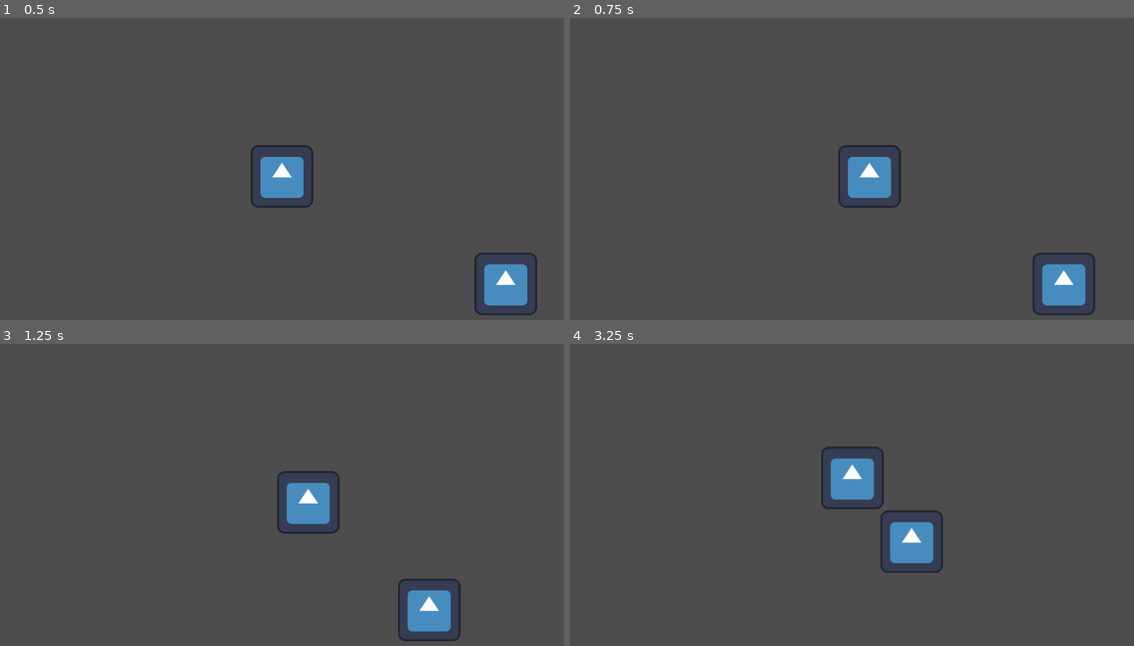
Above: before the commit, frames 1-4 (two rows, left to right).
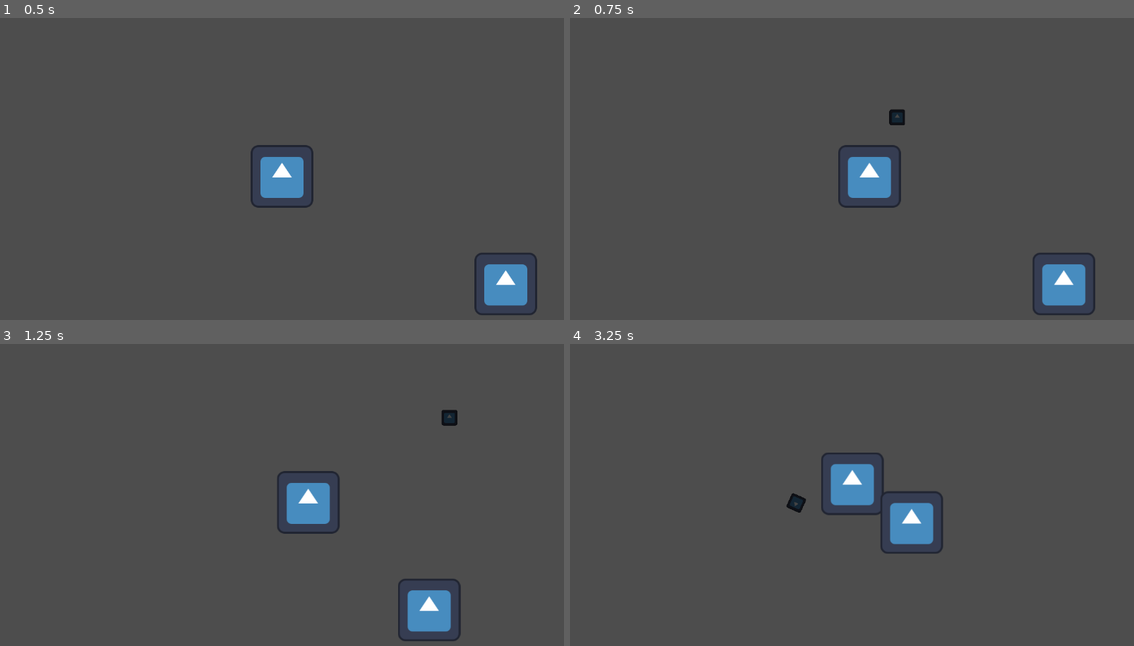
Above: after the commit, the same moments.

Repository: WinterAtne/Game-Jam
Game: Godot game, scene res://scenes/level.tscn
Two runs of this game, one before a commit and one after it. Both use one fixed random seed, a clock stepped at 60 frames per second and the inputs below. Before the commit the project has no main scene; this scene is started directly in both runs. The engine's default icon, where the game draws it, is replaced by a stand-in: a white triangle on a blue panel in a dark square.
Inputs (mouse positions are in pixels of both pictures, inside the frame that each line leads up to):
- Up to frame 1 (0.5 s): no input
- Up to frame 2 (0.75 s): tap Enter at 0.5 s; move the mouse to (976, 159) at 0.52 s; hold D (right) from 0.53 s (still down); click (976, 159) at 0.6 s
- Up to frame 3 (1.25 s): keep holding D (right)
- Up to frame 4 (3.25 s): move the mouse to (739, 519) at 1.27 s; release D (right) at 1.28 s; hold Down (down) 1.28-2.03 s; click (739, 519) at 1.35 s; move the mouse to (908, 431) at 2.02 s; hold D (right) 2.03-2.78 s; click (908, 431) at 2.1 s; move the mouse to (823, 564) at 2.77 s; hold W (up) from 2.78 s (still down); click (823, 564) at 2.85 s

Frame 1 is identical in both runs. In frame 2, 0.1% of the frame differs, in the area x 56-60%, y 30-36%; in frame 3, 0.1%; in frame 4, 2.3%, in the area x 38-67%, y 34-76%.

Commit message:
Added guns

Diff:
--- a/project.godot
+++ b/project.godot
@@ -11,6 +11,7 @@
 [application]
 
 config/name="NothingCanGoWrong"
+run/main_scene="res://scenes/level.tscn"
 config/features=PackedStringArray("4.3", "GL Compatibility")
 config/icon="res://asssets/icon.svg"
 
--- /dev/null
+++ b/scenes/bullet.gd
@@ -0,0 +1,13 @@
+class_name Bullet
+extends RigidBody2D
+
+@export var mussle_velocity : float
+
+func fire(dir : Vector2, pos : Vector2) -> void:
+	position = pos
+	apply_impulse(dir * mussle_velocity)
+	pass
+
+
+func die() -> void:
+	self.queue_free()
--- /dev/null
+++ b/scenes/bullet.tscn
@@ -0,0 +1,24 @@
+[gd_scene load_steps=4 format=3 uid="uid://ctgpble7f0or4"]
+
+[ext_resource type="Script" path="res://scenes/bullet.gd" id="1_2kc60"]
+[ext_resource type="Texture2D" uid="uid://cso7f0i4tbihh" path="res://asssets/icon.svg" id="2_q2ne5"]
+
+[sub_resource type="CircleShape2D" id="CircleShape2D_puho1"]
+
+[node name="Bullet" type="RigidBody2D"]
+script = ExtResource("1_2kc60")
+mussle_velocity = 800.0
+
+[node name="Sprite2D" type="Sprite2D" parent="."]
+modulate = Color(0.266575, 0.266575, 0.266575, 1)
+scale = Vector2(0.25, 0.25)
+texture = ExtResource("2_q2ne5")
+
+[node name="CollisionShape2D" type="CollisionShape2D" parent="."]
+shape = SubResource("CircleShape2D_puho1")
+
+[node name="DeathTimer" type="Timer" parent="."]
+one_shot = true
+autostart = true
+
+[connection signal="timeout" from="DeathTimer" to="." method="die"]
--- /dev/null
+++ b/scenes/gun.gd
@@ -0,0 +1,11 @@
+extends Node2D
+
+@export var bullet : PackedScene
+
+func shoot(direction : Vector2) -> void:
+	var bullet_instance : Bullet = bullet.instantiate()
+	Level.instance.add_child(bullet_instance)
+	bullet_instance.fire(direction, global_position)
+
+func die() -> void:
+	self.queue_free()
--- /dev/null
+++ b/scenes/gun.tscn
@@ -0,0 +1,8 @@
+[gd_scene load_steps=3 format=3 uid="uid://dv663kbkwx3ck"]
+
+[ext_resource type="Script" path="res://scenes/gun.gd" id="1_a6b5y"]
+[ext_resource type="PackedScene" uid="uid://ctgpble7f0or4" path="res://scenes/bullet.tscn" id="2_15qkk"]
+
+[node name="Gun" type="Node2D"]
+script = ExtResource("1_a6b5y")
+bullet = ExtResource("2_15qkk")
--- /dev/null
+++ b/scenes/level.gd
@@ -0,0 +1,10 @@
+class_name Level
+extends Node2D
+
+static var instance : Level = null
+
+func _ready() -> void:
+	if instance == null:
+		instance = self
+	else:
+		self.queue_free()
--- a/scenes/level.tscn
+++ b/scenes/level.tscn
@@ -1,5 +1,6 @@
-[gd_scene load_steps=4 format=3 uid="uid://c33c8c4k127jd"]
+[gd_scene load_steps=5 format=3 uid="uid://c33c8c4k127jd"]
 
+[ext_resource type="Script" path="res://scenes/level.gd" id="1_8rgm8"]
 [ext_resource type="PackedScene" uid="uid://cpc1b408ujakp" path="res://scenes/player.tscn" id="1_gxo64"]
 [ext_resource type="Texture2D" uid="uid://cso7f0i4tbihh" path="res://asssets/icon.svg" id="2_n0lej"]
 
@@ -7,6 +8,7 @@
 size = Vector2(118, 125)
 
 [node name="Level" type="Node2D"]
+script = ExtResource("1_8rgm8")
 
 [node name="Player" parent="." instance=ExtResource("1_gxo64")]
 
--- a/scenes/player.gd
+++ b/scenes/player.gd
@@ -3,8 +3,11 @@
 
 const SPEED = 300.0
 
+signal gun_fied(direction : Vector2)
+
 
 func _physics_process(delta: float) -> void:
+	# Movement Logic
 	var direction_x := Input.get_axis("left", "right")
 	var direction_y := Input.get_axis("up", "down") # Godot axises are upside down
 	var target_velocity := Vector2(direction_x, direction_y) * SPEED
@@ -12,3 +15,7 @@
 	velocity = velocity.move_toward(target_velocity, SPEED * delta * Engine.physics_ticks_per_second)
 
 	move_and_slide()
+
+	# Gun logic
+	if (Input.is_action_just_pressed("shoot")):
+		gun_fied.emit(position.direction_to(get_global_mouse_position()))
--- a/scenes/player.tscn
+++ b/scenes/player.tscn
@@ -1,7 +1,9 @@
-[gd_scene load_steps=4 format=3 uid="uid://cpc1b408ujakp"]
+[gd_scene load_steps=6 format=3 uid="uid://cpc1b408ujakp"]
 
 [ext_resource type="Texture2D" uid="uid://cso7f0i4tbihh" path="res://asssets/icon.svg" id="1_41tte"]
 [ext_resource type="Script" path="res://scenes/player.gd" id="1_r8t1g"]
+[ext_resource type="PackedScene" uid="uid://dv663kbkwx3ck" path="res://scenes/gun.tscn" id="3_7s370"]
+[ext_resource type="PackedScene" uid="uid://ctgpble7f0or4" path="res://scenes/bullet.tscn" id="4_1p1qh"]
 
 [sub_resource type="CircleShape2D" id="CircleShape2D_wa74q"]
 radius = 63.1506
@@ -17,3 +19,9 @@
 
 [node name="Camera2D" type="Camera2D" parent="."]
 position_smoothing_enabled = true
+
+[node name="Gun" parent="." instance=ExtResource("3_7s370")]
+position = Vector2(0, -108)
+bullet = ExtResource("4_1p1qh")
+
+[connection signal="gun_fied" from="." to="Gun" method="shoot"]
